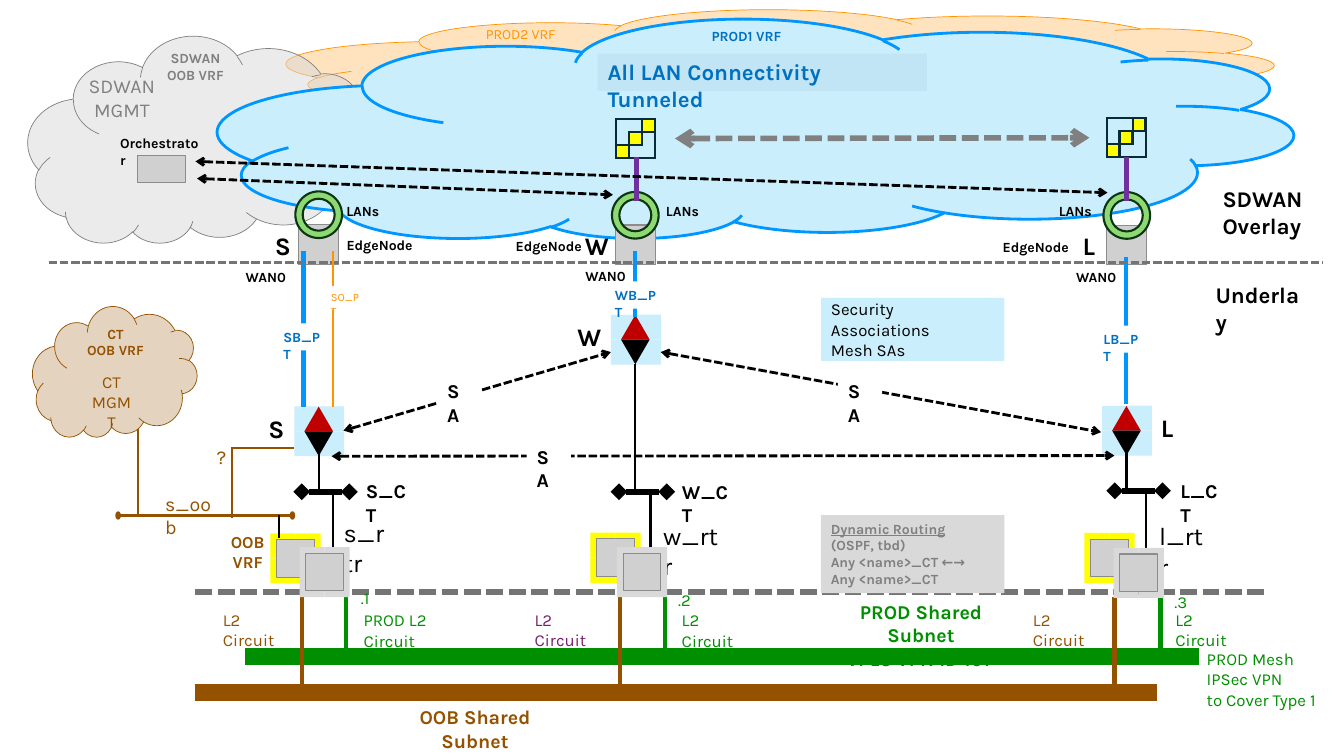
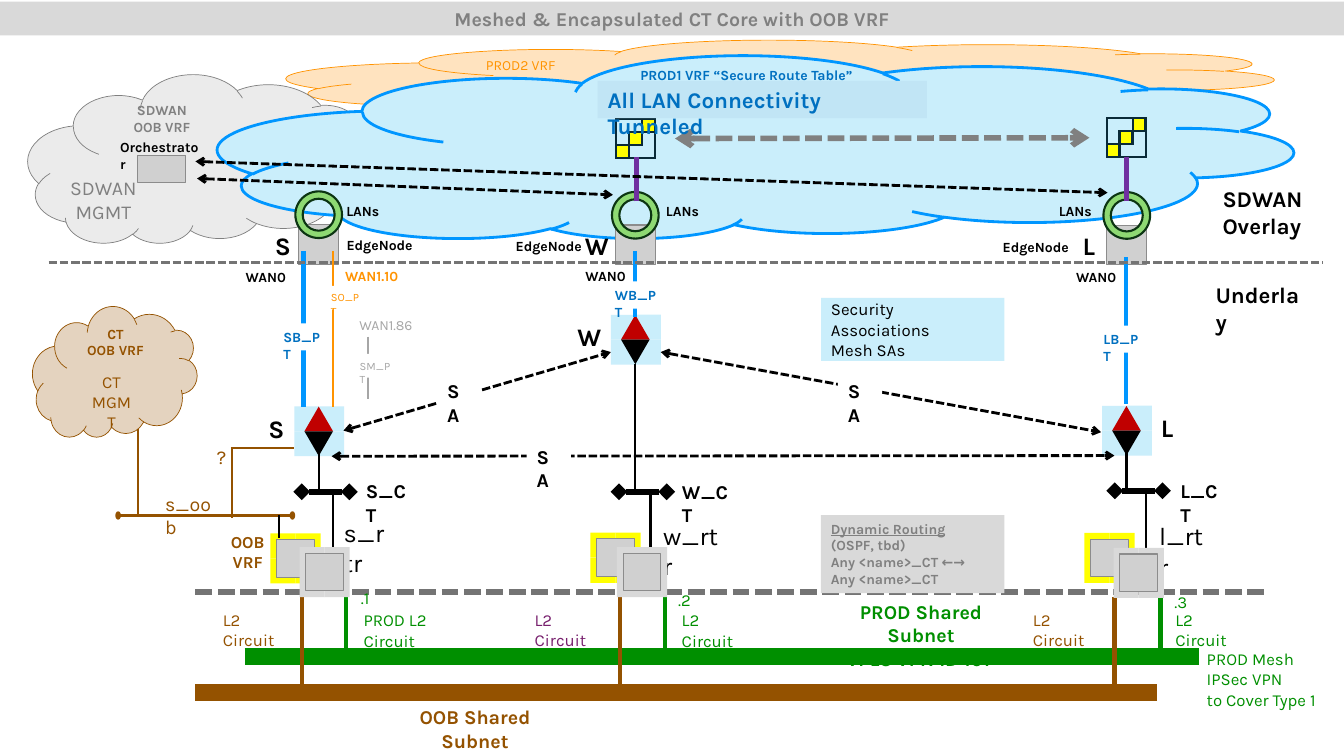
Before and after one commit to Focaccio/refnet, a slide deck: slide 3 of 0g/0g-sdwan/SDWAN-Trasnport-Concepts8.pptx (slide 2 before the commit). Drawn at 1344x756 pixels with LibreOffice and Linux fonts; fonts in the diff are those of the drawing; grey boxes stand for pictures. Boxes give left, top, right and bottom in pixels: in the first picture for what was removed or moved away, otherwise in the second. Text is boxed around its words. In the diff, an @@ line names an element or a change of style, - is before the commit and + after.

```diff
--- a/0g/0g-sdwan/SDWAN-Trasnport-Concepts8.pptx
+++ b/0g/0g-sdwan/SDWAN-Trasnport-Concepts8.pptx
@@ rectangle added at <box>0,2,1344,36</box>, fill #D9D9D9, 14 pt, text #808080, bold @@
+Meshed & Encapsulated CT Core with OOB VRF
@@ cloud: place and size @@
-cloud at <box>218,20,1294,240</box>
+cloud at <box>218,56,1294,239</box>
@@ cloud: place and size @@
-cloud at <box>286,10,1274,115</box>
+cloud at <box>286,40,1274,115</box>
@@ text "PROD2 VRF": place and size @@
-text "PROD2 VRF" at <box>486,30,556,39</box>
+text "PROD2 VRF" at <box>486,61,556,70</box>
@@ cloud: place and size @@
-cloud at <box>28,37,367,244</box>
+cloud at <box>28,76,367,244</box>
@@ rectangle "All LAN Connectivity Tunneled": place and size @@
-rectangle "All LAN Connectivity Tunneled" at <box>598,53,928,91</box>
+rectangle "All LAN Connectivity Tunneled" at <box>598,81,928,118</box>
@@ text at <box>640,70,852,80</box>: text changed @@
-PROD1 VRF
+PROD1 VRF “Secure Route Table”
@@ text "SDWAN" rewrapped from <box>167,54,224,80</box> to <box>134,102,190,132</box> @@
@@ text "Orchestrator": place and size @@
-text "Orchestrator" at <box>110,129,214,156</box>
+text "Orchestrator" at <box>110,134,214,161</box>
@@ text "SDWAN" rewrapped from <box>89,76,155,117</box> to <box>70,182,136,219</box> @@
@@ text added at <box>345,271,398,281</box>, 10 pt, text #FF9300, bold @@
+WAN1.10
@@ text added at <box>359,321,412,330</box>, 10 pt, text #A6A6A6 @@
+WAN1.86
@@ line added from (368, 337) to (368, 399), #A6A6A6 1.5 pt @@
@@ text added at <box>360,363,391,370</box>, 8 pt, text #A6A6A6 @@
+SM_PT
```
Also in this commit, not shown: 4 other slides changed, 1 slide removed, 2 other files.
